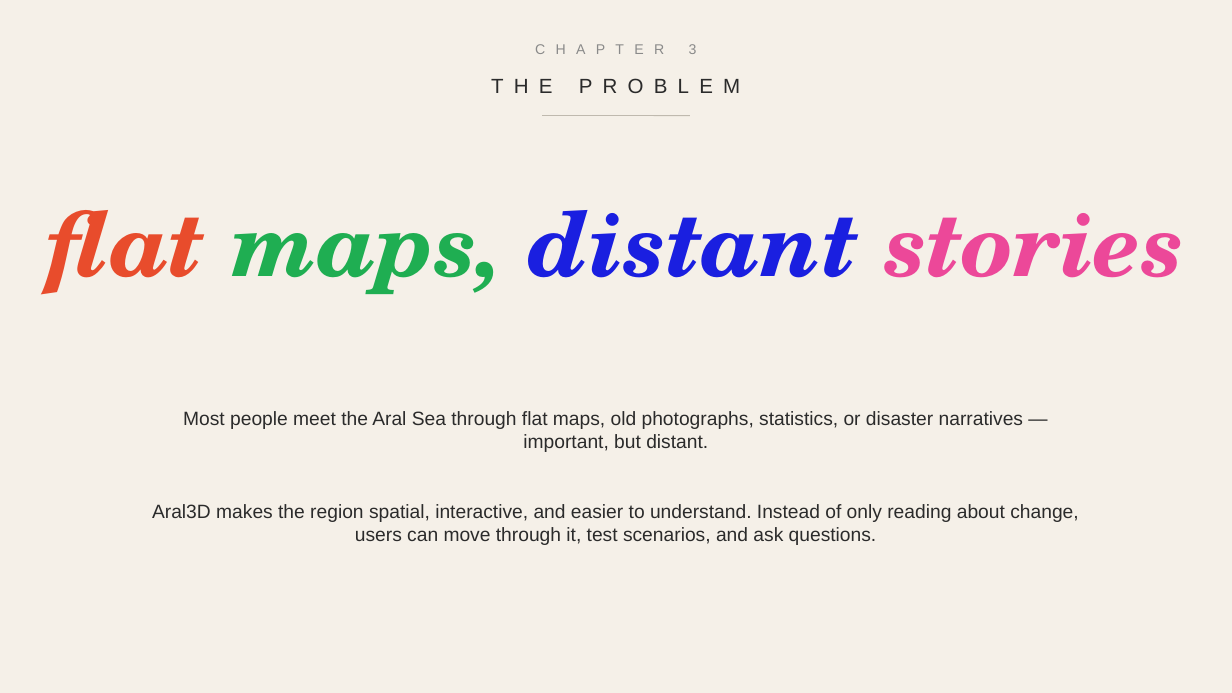
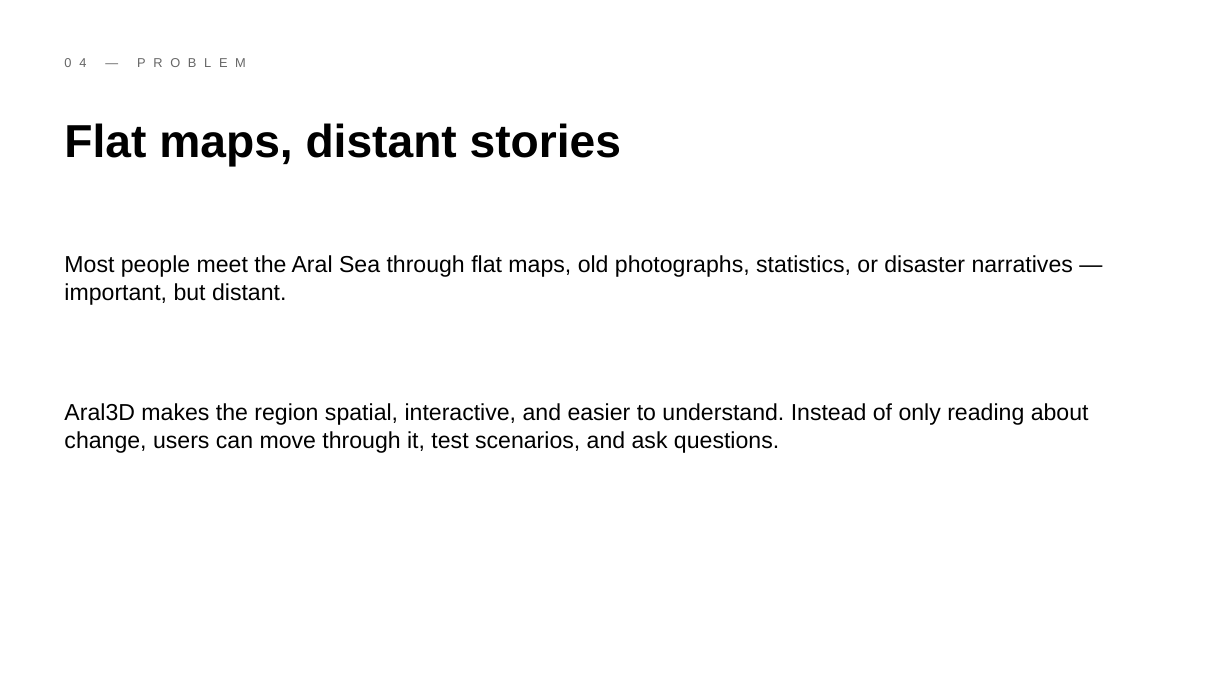
Before and after one commit to timateus/aral3d, a slide deck: slide 4 of public/aral3d-presentation.pptx. Drawn at 1232x693 pixels with LibreOffice and Linux fonts; fonts in the diff are those of the drawing. Boxes give left, top, right and bottom in pixels: in the first picture for what was removed or moved away, otherwise in the second. Text is boxed around its words. In the diff, an @@ line names an element or a change of style, - is before the commit and + after.

```diff
--- a/public/aral3d-presentation.pptx
+++ b/public/aral3d-presentation.pptx
@@ background #F5F0E8 to #FFFFFF @@
@@ text at (689, 44, 697, 54): text changed; size 11 to 10 pt; text colour #8A8A8A to #666666 @@
-CHAPTER 3
+04 — PROBLEM
@@ text removed at (0, 65, 1232, 106) @@
-THE PROBLEM
@@ line removed from (543, 116) to (690, 116) @@
@@ text at (64, 123, 621, 166): text changed; size 70 to 36 pt; font TeX Gyre Schola to Arial; text colour #1A1FE0 to #000000; italic off @@
-flat maps, distant stories
+Flat maps, distant stories
@@ text "Most people meet the Aral ..." at (64, 255, 1073, 305): size 15 to 18 pt, text colour #2B2B2B to #000000; alignment centre to left @@
@@ text "Most people meet the Aral ...": place and size @@
-text "Most people meet the Aral ..." at (183, 411, 1023, 452)
+text "Most people meet the Aral ..." at (64, 255, 1073, 305)
@@ text "Aral3D makes the region spatial, ...": place and size @@
-text "Aral3D makes the region spatial, ..." at (152, 504, 1078, 545)
+text "Aral3D makes the region spatial, ..." at (64, 403, 1089, 453)
@@ text "Aral3D makes the region spatial, ..." at (64, 403, 1089, 453): size 15 to 18 pt, text colour #2B2B2B to #000000; alignment centre to left @@
```
Also in this commit, not shown: 16 other slides changed, 18 other files.
